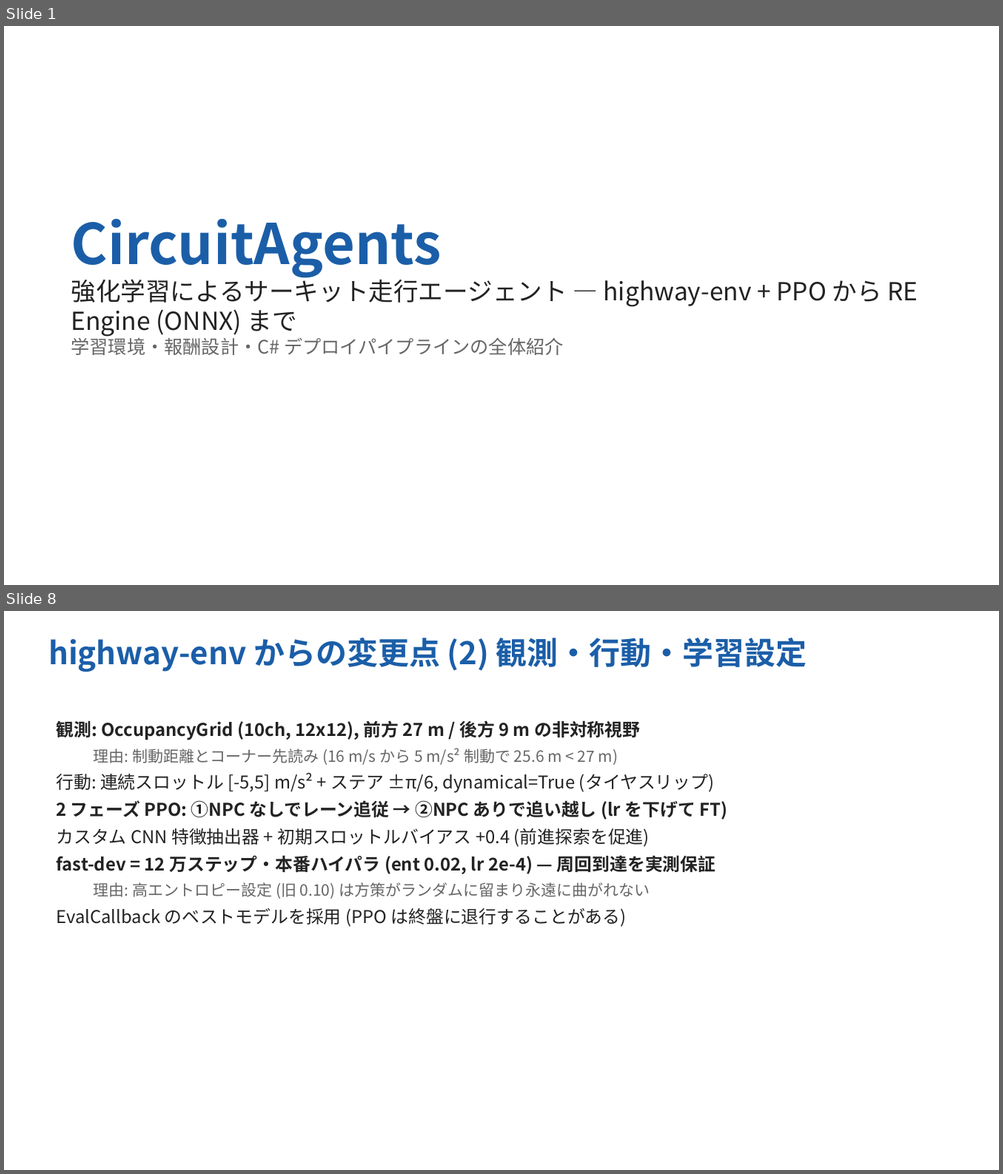
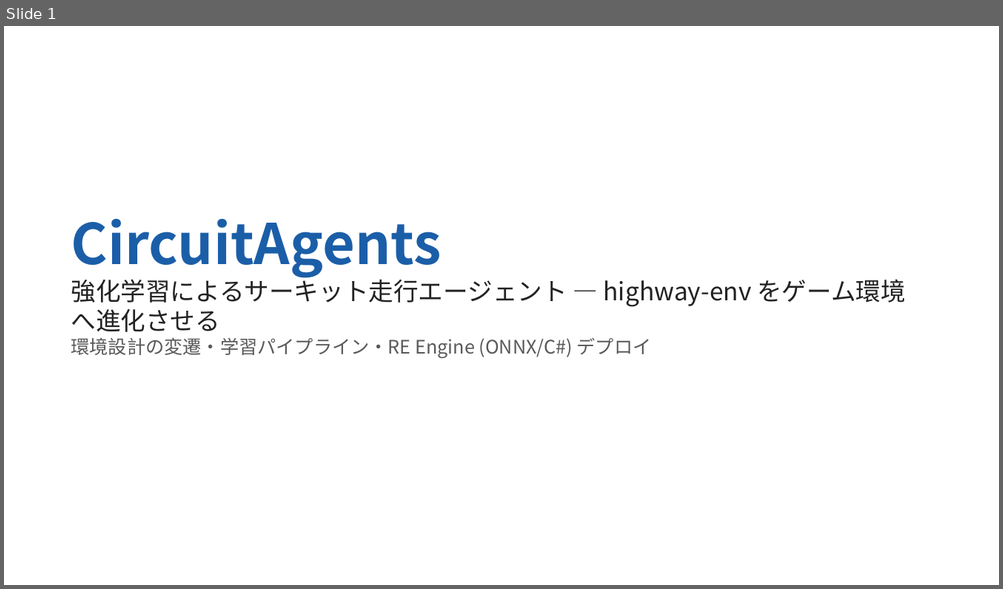
Before and after one commit to Evergarden0101/CircuitAgents, a slide deck: docs/CircuitAgents_intro_ja.pptx. Shown one above the other, each under a label of ours: slides 1 and 8 before the commit, slide 1 after it; the slides between them are not shown. The pictures are 1003x1174 and 1003x589 pixels, drawn with LibreOffice and Linux fonts; fonts in the diff are those of the drawing. Boxes give left, top, right and bottom in pixels: in the first picture for what was removed or moved away, otherwise in the second. Text is boxed around its words. In the diff, an @@ line names an element or a change of style, - is before the commit and + after.

```diff
--- a/docs/CircuitAgents_intro_ja.pptx
+++ b/docs/CircuitAgents_intro_ja.pptx
@@ slide 8 removed at (4, 611, 999, 1170), background #FFFFFF @@
@@ text removed at (48, 638, 807, 672) @@
-highway-env からの変更点 (2) 観測・行動・学習設定
@@ text removed at (56, 721, 727, 927) @@
-観測: OccupancyGrid (10ch, 12x12), 前方 27 m / 後方 9 m の非対称視野
-  理由: 制動距離とコーナー先読み (16 m/s から 5 m/s² 制動で 25.6 m < 27 m)
-行動: 連続スロットル [-5,5] m/s² + ステア ±π/6, dynamical=True (タイヤスリップ)
-2 フェーズ PPO: ①NPC なしでレーン追従 → ②NPC ありで追い越し (lr を下げて FT)
-カスタム CNN 特徴抽出器 + 初期スロットルバイアス +0.4 (前進探索を促進)
-fast-dev = 12 万ステップ・本番ハイパラ (ent 0.02, lr 2e-4) — 周回到達を実測保証
-  理由: 高エントロピー設定 (旧 0.10) は方策がランダムに留まり永遠に曲がれない
-EvalCallback のベストモデルを採用 (PPO は終盤に退行することがある)
@@ slide 1 changed as well @@
@@ text at (71, 275, 905, 358): text changed @@
-強化学習によるサーキット走行エージェント — highway-env + PPO から RE Engine (ONNX) まで
-学習環境・報酬設計・C# デプロイパイプラインの全体紹介
+強化学習によるサーキット走行エージェント — highway-env をゲーム環境へ進化させる
+環境設計の変遷・学習パイプライン・RE Engine (ONNX/C#) デプロイ
```
Also in this commit, not shown: 2 other slides changed, 14 slides added, 7 other slides removed, 7 other files.
